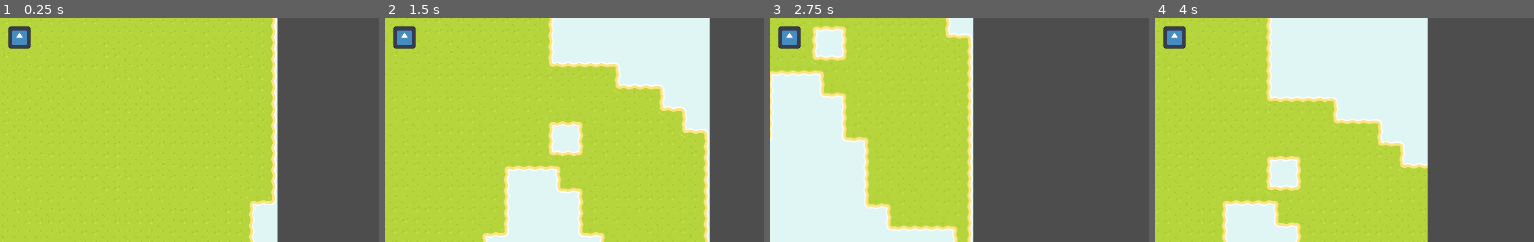
Above: before the commit, frames 1-4 (left to right).
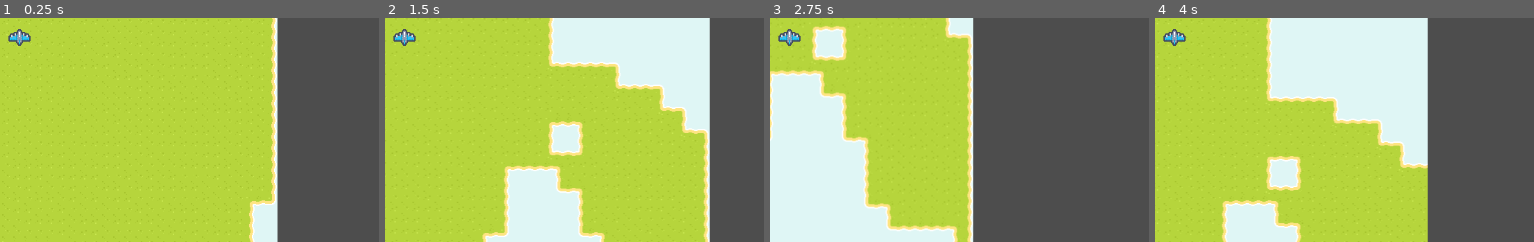
Above: after the commit, the same moments.

Repository: Sammy-T/Aero-Fight
Game: Godot game, scene res://scenes/level.tscn
Two runs of this game, one before a commit and one after it. Both use one fixed random seed, a clock stepped at 60 frames per second and the inputs below. The engine's default icon, where the game draws it, is replaced by a stand-in: a white triangle on a blue panel in a dark square.
Inputs:
- Up to frame 1 (0.25 s): no input
- Up to frame 2 (1.5 s): tap Enter at 0.5 s; hold Right (ui_right) 0.53-1.28 s; hold Down (ui_down) from 1.28 s (still down)
- Up to frame 3 (2.75 s): release Down (ui_down) at 2.03 s; hold Right (ui_right) from 2.03 s (still down)
- Up to frame 4 (4 s): release Right (ui_right) at 2.78 s; hold Up (ui_up) 2.78-3.53 s; hold Left (ui_left) from 3.53 s (still down)
The pictures show only the part of the screen within x 50-100%, y 46-96%; the shares and areas given below are measured in that part.

The runs differ from the first frame. In frame 1, 0.6% of the frame differs, in the area x 2-9%, y 3-14%; in frame 2, 0.6%; in frame 3, 0.6%; in frame 4, 0.6%.

Commit message:
Swap player sprite to ship

Diff:
--- a/scenes/player.tscn
+++ b/scenes/player.tscn
@@ -1,13 +1,12 @@
 [gd_scene load_steps=3 format=3 uid="uid://cxaevyowm52pm"]
 
 [ext_resource type="Script" path="res://scripts/player.gd" id="1_53uw7"]
-[ext_resource type="Texture2D" uid="uid://sg7pmipq5sfe" path="res://icon.svg" id="1_63h1p"]
+[ext_resource type="Texture2D" uid="uid://bxoo8hq5bbyvq" path="res://assets/kenney_pixel-shmup/Ships/ship_0000.png" id="2_ecdra"]
 
 [node name="Player" type="Node2D" groups=["player"]]
 script = ExtResource("1_53uw7")
 
-[node name="Icon" type="Sprite2D" parent="."]
-scale = Vector2(0.25, 0.25)
-texture = ExtResource("1_63h1p")
+[node name="Sprite" type="Sprite2D" parent="."]
+texture = ExtResource("2_ecdra")
 
 [node name="Camera2D" type="Camera2D" parent="."]
